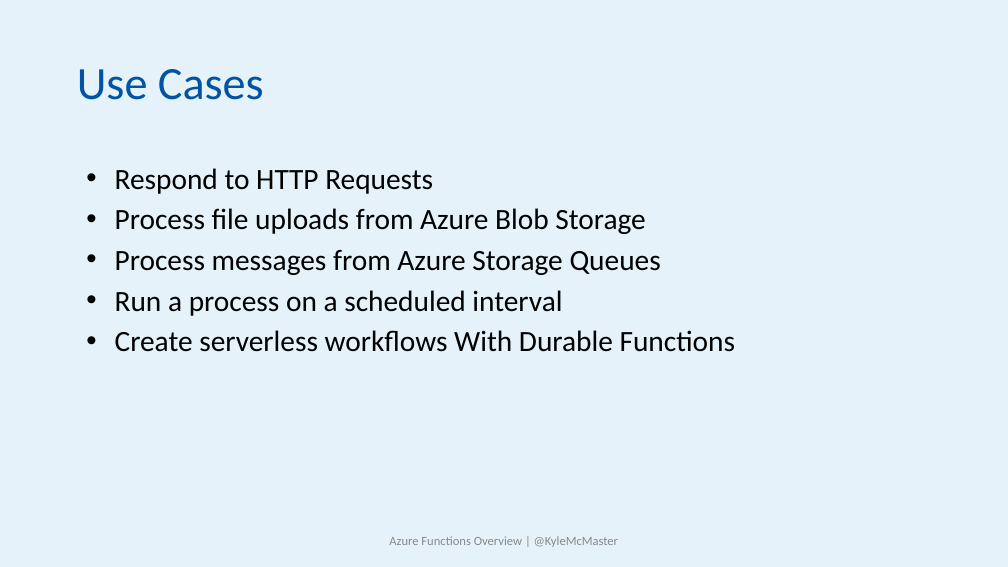
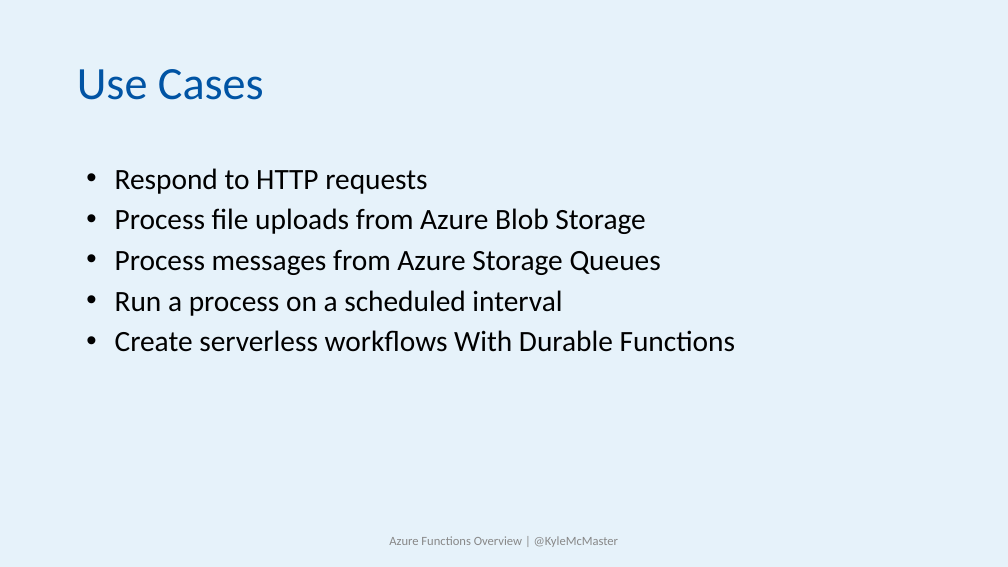
Before and after one commit to KyleMcMaster/AzureFunctionsLunchNLearn, a slide deck: slide 5 of slides/Azure Functions Overview.pptx. Drawn at 1008x567 pixels with LibreOffice and Linux fonts; fonts in the diff are those of the drawing; background and template pictures are left out. Boxes give left, top, right and bottom in pixels: in the first picture for what was removed or moved away, otherwise in the second. Text is boxed around its words. In the diff, an @@ line names an element or a change of style, - is before the commit and + after.

```diff
--- a/slides/Azure Functions Overview.pptx
+++ b/slides/Azure Functions Overview.pptx
@@ text at [115,168,427,194]: text changed @@
-• Respond to HTTP Requests
+• Respond to HTTP requests
```
Also in this commit, not shown: 6 other slides changed, 1 other file.
